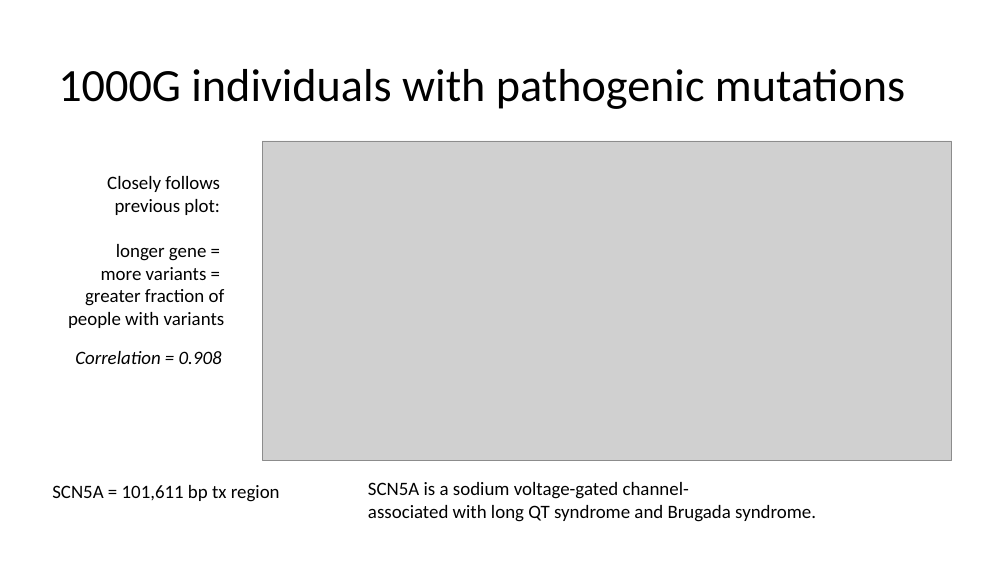
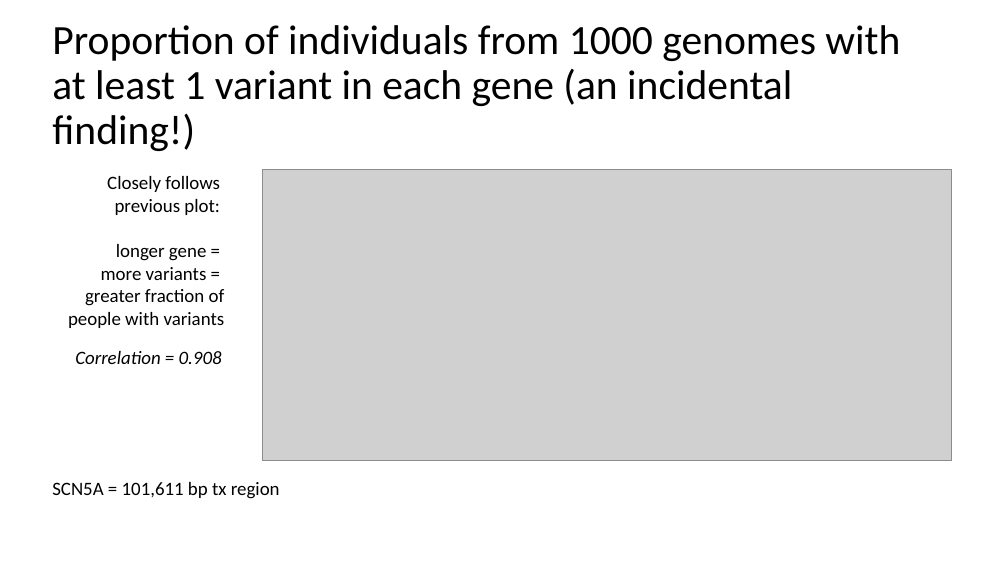
Before and after one commit to dfan/HST-2016, a slide deck: slide 12 of week_7/For_Zak_7_28.pptx (slide 10 before the commit). Drawn at 1008x567 pixels with LibreOffice and Linux fonts; fonts in the diff are those of the drawing; grey boxes stand for pictures. Boxes give left, top, right and bottom in pixels: in the first picture for what was removed or moved away, otherwise in the second. Text is boxed around its words. In the diff, an @@ line names an element or a change of style, - is before the commit and + after.

```diff
--- a/week_7/For_Zak_7_28.pptx
+++ b/week_7/For_Zak_7_28.pptx
@@ title at [52, 25, 900, 151]: text changed; size 44 to 39.6 pt @@
-1000G individuals with pathogenic mutations
+Proportion of individuals from 1000 genomes with at least 1 variant in each gene (an incidental finding!)
@@ picture: place and size @@
-picture at [262, 141, 952, 460]
+picture at [262, 169, 952, 461]
@@ text removed at [368, 482, 816, 522] @@
-SCN5A is a sodium voltage-gated channel-
-associated with long QT syndrome and Brugada syndrome.
```
Also in this commit, not shown: 12 other slides changed, 9 slides added, 3 slides removed, 6 other files.
